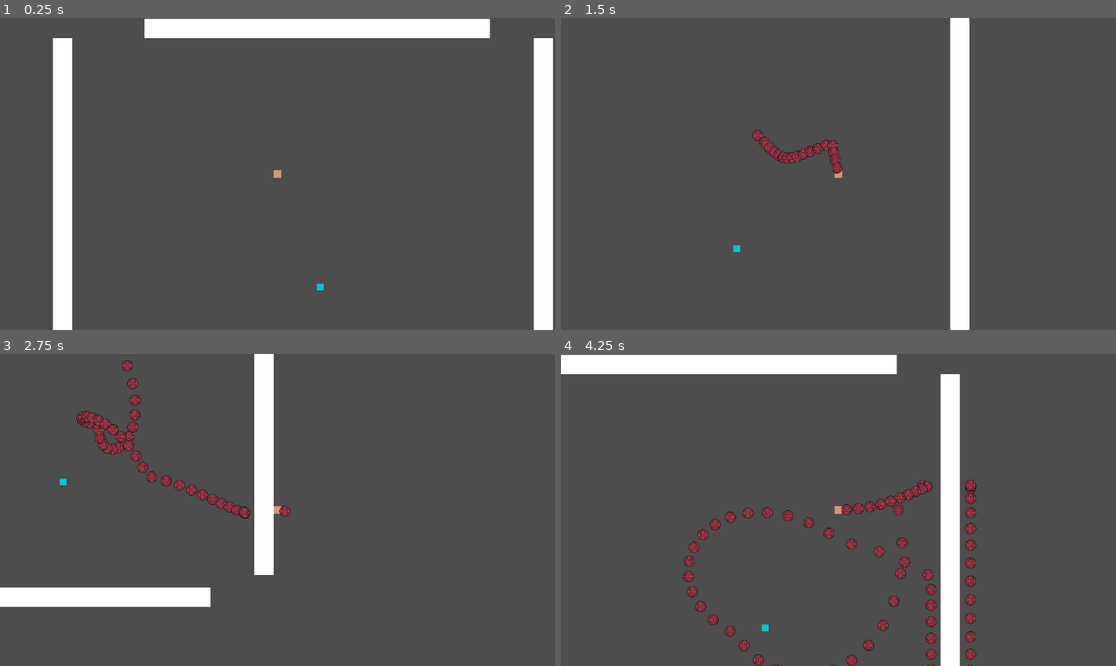
Above: before the commit, frames 1-4 (two rows, left to right).
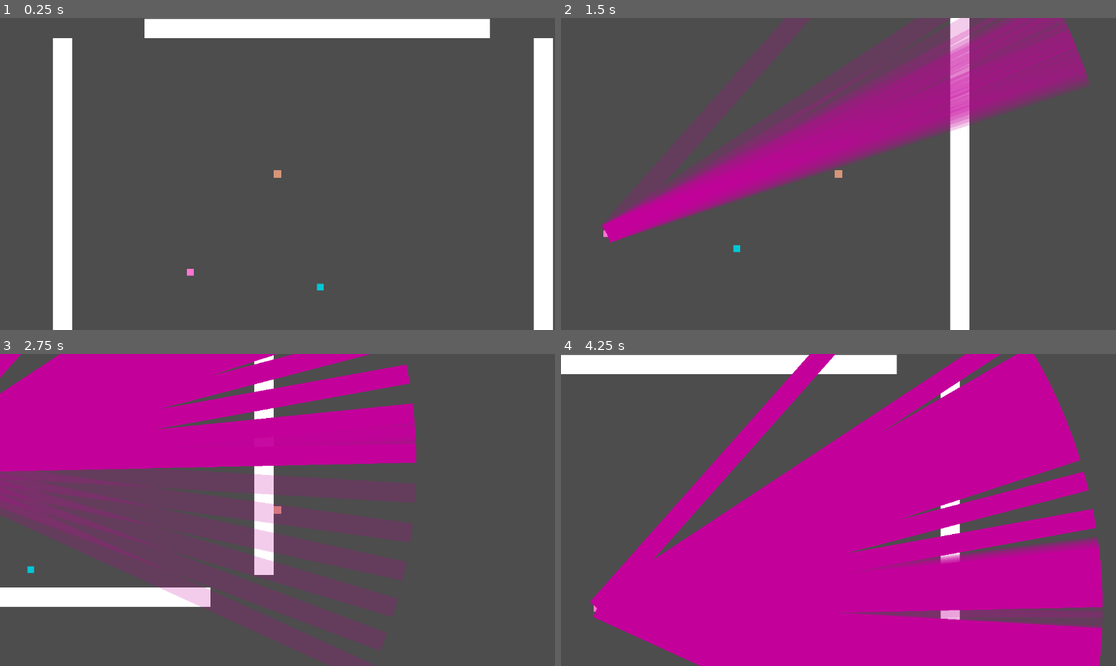
Above: after the commit, the same moments.

Repository: Simon014/PSLR2-Dungeon-Danmaku-Engine
Game: Godot game, scene res://RootScene.tscn
The game is run twice, just before and just after one commit, with the same random seed, the same clock (stepped at 60 frames per second) and the same inputs.
Inputs (mouse positions are in pixels of both pictures, inside the frame that each line leads up to):
- Up to frame 1 (0.25 s): no input
- Up to frame 2 (1.5 s): tap Enter at 0.5 s; move the mouse to (960, 158) at 0.52 s; hold D (right) 0.53-1.28 s; tap 1 (SPAttack1) at 0.6, 1.35 s; move the mouse to (727, 189) at 1.27 s; hold S (down) from 1.28 s (still down)
- Up to frame 3 (2.75 s): move the mouse to (333, 441) at 2.02 s; release S (down) at 2.03 s; hold D (right) from 2.03 s (still down); tap 1 (SPAttack1) at 2.1 s
- Up to frame 4 (4.25 s): move the mouse to (810, 572) at 2.77 s; release D (right) at 2.78 s; hold W (up) 2.78-3.53 s; tap 1 (SPAttack1) at 2.85, 3.6 s; move the mouse to (1005, 556) at 3.52 s; hold A (left) from 3.53 s (still down)

The runs differ from the first frame. In frame 1, less than 0.1% of the frame differs, in the area x 33-35%, y 80-83%; in frame 2, 18%; in frame 3, 28%; in frame 4, 61%, in the area x 5-98%, y 0-100%.
Error after the commit: Invalid assignment of property or key 'split' with value of type 'int' on a base object of type 'CharacterBody2D (bullet.gd)'. (res://Entities/player/PlayerCon…

Commit message:
Conversion from direct bullet instantiating to resources

Diff:
--- /dev/null
+++ b/pslr-2-dungeon-danmaku-engine/DDEcore/AttackResources/AttackPatterns/CSFullBase.gd
@@ -0,0 +1 @@
+extends Resource
--- /dev/null
+++ b/pslr-2-dungeon-danmaku-engine/DDEcore/AttackResources/Bullets/Bullet.gd
@@ -0,0 +1,27 @@
+extends Resource
+class_name Bullet #bullet super class. used for normal bullets. all other bullets inherits from this.
+@export_group("General Stats")
+@export var damage = 10.0
+@export var speed = 100.0
+@export var TTL = 5
+@export var friction = 0.0
+@export var acceleration = 0.0
+@export var friendly = false
+@export_group("visuals")
+@export_file_path(".png") var image: String
+@export var color = Color(1.0, 1.0, 1.0, 1.0)
+
+func Create(ExecutorObject: CharacterBody2D,direction: Vector2) -> CharacterBody2D:
+	var bullet = load("res://Entities/bullets/normal/Bullet.tscn").instantiate()
+	bullet.damage = damage
+	bullet.speed = speed
+	bullet.TTL = TTL
+	bullet.friction = friction
+	bullet.acceleration = acceleration
+	bullet.direction = direction
+	bullet.position = ExecutorObject.position
+	bullet.color = color
+	bullet.image = image
+	bullet.friendly = friendly
+	ExecutorObject.get_parent().add_child(bullet)
+	return bullet
--- /dev/null
+++ b/pslr-2-dungeon-danmaku-engine/DDEcore/AttackResources/Bullets/bomb.gd
@@ -0,0 +1,25 @@
+extends Bullet
+class_name bomb
+
+@export_group("bomb configurations")
+@export var explosionRadius = 30
+@export var explosionDamage = 0.5
+@export_file_path(".png") var explosionImage: String
+
+func Create(ExecutorObject: CharacterBody2D,direction: Vector2) -> CharacterBody2D:
+	var bullet = load("res://Entities/bullets/bomb/Bullet.tscn").instantiate()
+	bullet.damage = damage
+	bullet.speed = speed
+	bullet.TTL = TTL
+	bullet.friction = friction
+	bullet.acceleration = acceleration
+	bullet.direction = direction
+	bullet.position = ExecutorObject.position
+	bullet.color = color
+	bullet.image = image
+	bullet.explosionRadius = explosionRadius
+	bullet.explosionDamage = explosionDamage
+	bullet.explosionImage = explosionImage
+	bullet.friendly = friendly
+	ExecutorObject.get_parent().add_child(bullet)
+	return bullet
--- /dev/null
+++ b/pslr-2-dungeon-danmaku-engine/DDEcore/AttackResources/Bullets/effect.gd
@@ -0,0 +1,22 @@
+extends Bullet
+class_name effect
+
+@export_enum("poison","speed down","lower defence","lower attack") var appliedEffect: String
+@export var EffectRadius: int = 30
+@export var EffectDuration: int = 40
+
+func Create(ExecutorObject: CharacterBody2D,direction: Vector2) -> CharacterBody2D:
+	var bullet = load("res://Entities/bullets/effect/Bullet.tscn").instantiate()
+	bullet.TTL = TTL
+	bullet.friction = friction
+	bullet.acceleration = acceleration
+	bullet.direction = direction
+	bullet.position = ExecutorObject.position
+	bullet.color = color
+	bullet.image = image
+	bullet.effect = appliedEffect
+	bullet.effectDuration = EffectDuration
+	bullet.effectRadius = EffectRadius
+	bullet.friendly = friendly
+	ExecutorObject.get_parent().add_child(bullet)
+	return bullet
--- /dev/null
+++ b/pslr-2-dungeon-danmaku-engine/DDEcore/AttackResources/Bullets/homing.gd
@@ -0,0 +1,20 @@
+extends Bullet
+class_name homing
+@export_group("pathing")
+@export var pathstart: float = 5
+
+func Create(ExecutorObject: CharacterBody2D,direction: Vector2) -> CharacterBody2D:
+	var bullet = load("res://Entities/bullets/homing/Bullet.tscn").instantiate()
+	bullet.damage = damage
+	bullet.speed = speed
+	bullet.TTL = TTL
+	bullet.friction = friction
+	bullet.acceleration = acceleration
+	bullet.direction = direction
+	bullet.position = ExecutorObject.position
+	bullet.color = color
+	bullet.image = image
+	bullet.Pathstart = pathstart
+	bullet.friendly = friendly
+	ExecutorObject.get_parent().add_child(bullet)
+	return bullet
--- /dev/null
+++ b/pslr-2-dungeon-danmaku-engine/DDEcore/AttackResources/Bullets/lazer.gd
@@ -0,0 +1,18 @@
+extends Bullet
+class_name lazer
+
+@export var width = 30
+@export var warningTime: int
+
+func Create(ExecutorObject: CharacterBody2D,direction: Vector2) -> CharacterBody2D:
+	var bullet = load("res://Entities/bullets/lazer/lazer.tscn").instantiate()
+	bullet.damage = damage
+	bullet.width = width
+	bullet.TTL = TTL
+	bullet.color = color
+	bullet.warningtime = warningTime
+	bullet.direction = direction
+	bullet.position = ExecutorObject.position
+	bullet.friendly = friendly
+	ExecutorObject.get_parent().add_child(bullet)
+	return bullet
--- /dev/null
+++ b/pslr-2-dungeon-danmaku-engine/DDEcore/AttackResources/Bullets/split.gd
@@ -0,0 +1,22 @@
+extends Bullet
+class_name split
+@export_group("spliter configuration")
+@export var Amount = 4.0
+@export var splitBullet: Bullet
+
+func Create(ExecutorObject: CharacterBody2D,direction: Vector2) -> CharacterBody2D:
+	var bullet = load("res://Entities/bullets/split/Bullet.tscn").instantiate()
+	bullet.damage = damage
+	bullet.speed = speed
+	bullet.TTL = TTL
+	bullet.friction = friction
+	bullet.acceleration = acceleration
+	bullet.direction = direction
+	bullet.position = ExecutorObject.position
+	bullet.splitinto = splitBullet
+	bullet.spliting = Amount
+	bullet.friendly = friendly
+	bullet.color = color
+	bullet.image = image
+	ExecutorObject.get_parent().add_child(bullet)
+	return bullet
--- a/pslr-2-dungeon-danmaku-engine/DDEcore/core_attack_vars.gd
+++ /dev/null
@@ -1 +0,0 @@
-extends Node
--- a/pslr-2-dungeon-danmaku-engine/DDEcore/core_dungeon_engine.gd
+++ b/pslr-2-dungeon-danmaku-engine/DDEcore/core_dungeon_engine.gd
@@ -2,12 +2,12 @@
 
 class AttackHandler:
 	#this function graphs the full cartesian plane attack, in the domain [-bullet_number, bullet_number]. function can be scaled using multiplier.
-	func CSAttackFull(executorObject: CharacterBody2D, Position: Vector2, Bullet_Type, Bullet_number: int, Function: Callable, Multiplier: int, AimToPosition = null):
+	func CSAttackFull(executorObject: CharacterBody2D, Position: Vector2, Bullet_Type: Bullet, Bullet_number: int, Function: Callable, Multiplier: int, AimToPosition = null):
 		for i in range(-Bullet_number, Bullet_number):
 			if i == 0:
 				i += 1
 			var NewPosition = Vector2(Position.x - i*Multiplier,Position.y - Function.call(i)*Multiplier )
-			var NewBullet = Bullet_Type.duplicate()
+			var NewBullet = Bullet_Type.Create(executorObject,Vector2.DOWN)
 			NewBullet.position = NewPosition
 			if AimToPosition:
 				NewBullet.direction = NewBullet.position.direction_to(AimToPosition)
@@ -52,75 +52,3 @@
 		newbullet.position = Position
 		executorObject.get_parent().add_child(newbullet)
 		pass
-
-
-
-class Bullet:
-
-	var damage
-	var speed
-	var TTL
-	var friction
-	var acceleration
-	var color
-	var image
-
-	func _init(damage: int = 0, speed: int = 100, TTL: int = 5, friction: float = 0, acceleration: float = 0, color: Color = Color(1.0, 1.0, 1.0, 1.0), image = "DebugBullet.png") -> void:
-		self.damage = damage
-		self.speed = speed
-		self.TTL = TTL
-		self.friction = friction
-		self.acceleration = acceleration
-		self.color = color
-		self.image = image
-		pass
-
-class Split:
-	extends Bullet
-	var split
-	var splitinto
-	func _init(damage: int = 0, speed: int = 100, TTL: int = 5, friction: float = 0, acceleration: float = 0, color: Color = Color(1.0, 1.0, 1.0, 1.0), image = "DebugBullet.png", split: int = 4, splitinto: Bullet = Bullet.new()) -> void:
-		super(damage, speed, TTL, friction, acceleration, color, image)
-		self.split = split
-		self.splitinto = splitinto
-		pass
-
-class homing:
-	extends Bullet
-	var pathstart
-	func _init(damage: int = 0, speed: int = 100, TTL: int = 5, friction: float = 0, acceleration: float = 1, color: Color = Color(1.0, 1.0, 1.0, 1.0), image = "DebugBullet.png", pathstart: int = 5) -> void:
-		super(damage, speed, TTL, friction, acceleration, color, image)
-		self.pathstart = pathstart
-		pass
-
-class bomb:
-	extends Bullet
-	var explosionRadius
-	var ExplosionDamage
-	func _init(damage: int = 0, speed: int = 100, TTL: int = 5, friction: float = 0, acceleration: float = 0, color: Color = Color(1.0, 1.0, 1.0, 1.0), image = "DebugBullet.png", explosionRadius: int = 30, explosionDamage: float = 0.5) -> void:
-		self.explosionRadius = explosionRadius
-		self.ExplosionDamage = explosionDamage
-		pass
-
-class effect:
-	extends Bullet
-	var effect
-	var effectDuration
-	var effectRadius
-	func _init(damage: int = 0, speed: int = 100, TTL: int = 5, friction: float = 0, acceleration: float = 0, color: Color = Color(1.0, 1.0, 1.0, 1.0), image = "DebugBullet.png", effect: String = "poison", effectRadius: float = 30, effectDuration: int = 40) -> void:
-		self.effect = effect
-		self.effectDuration = effectDuration
-		self.effectRadius = effectRadius
-
-class lazer:
-	var damage
-	var TTL
-	var width
-	var warntime
-	var color
-	func _init(damage: int = 0, TTL: int = 5, width: float = 30, warntime: int = 1, color: Color = Color(1.0, 1.0, 1.0, 1.0)) -> void:
-		self.damage = damage
-		self.TTL = TTL
-		self.width = width
-		self.warntime = warntime
-		self.color = color
--- a/pslr-2-dungeon-danmaku-engine/DDEcore/core_global_const.gd
+++ b/pslr-2-dungeon-danmaku-engine/DDEcore/core_global_const.gd
@@ -4,7 +4,7 @@
 This script hold all global game constants. change these if you want to change constants.
 """
 
-var slowdownpower = 0.1
+var slowdownpower = 0.5
 var poisonpower = 10
 var lowdef = 0.5
 var lowatk = 0.5
--- a/pslr-2-dungeon-danmaku-engine/Entities/bullets/bomb/bullet.gd
+++ b/pslr-2-dungeon-danmaku-engine/Entities/bullets/bomb/bullet.gd
@@ -12,7 +12,7 @@
 #visual config
 @export var color = Color(0.709, 0.0, 0.574, 1.0)
 @export var image = "DebugBullet2.png"
-
+@export var explosionImage = ""
 #changed variables
 var scales
 @export var friendly = false
@@ -28,7 +28,8 @@
 	$explode.scale.x = scales/100
 	$explode.scale.y = scales/100
 	modulate = color
-	$Image.texture = load("res://Entities/bullets/Images/" + image)
+	$Image.texture = load(image)
+	$explode.texture = load(explosionImage)
 
 func _process(delta: float) -> void:
 	velocity -= velocity * friction * 0.01
--- a/pslr-2-dungeon-danmaku-engine/Entities/bullets/effect/bullet.gd
+++ b/pslr-2-dungeon-danmaku-engine/Entities/bullets/effect/bullet.gd
@@ -27,7 +27,7 @@
 	$Image.scale.x = scales/100
 	$Image.scale.y = scales/100
 	modulate = color
-	$Image.texture = load("res://Entities/bullets/Images/" + image)
+	$Image.texture = load(image)
 
 func _process(delta: float) -> void:
 	velocity += direction * acceleration
--- a/pslr-2-dungeon-danmaku-engine/Entities/bullets/homing/bullet.gd
+++ b/pslr-2-dungeon-danmaku-engine/Entities/bullets/homing/bullet.gd
@@ -23,7 +23,7 @@
 	$TTL.wait_time = TTL
 	$TTL.start()
 	modulate = color
-	$Image.texture = load("res://Entities/bullets/Images/" + image)
+	$Image.texture = load(image)
 
 
 func _process(delta: float) -> void:
--- a/pslr-2-dungeon-danmaku-engine/Entities/bullets/normal/Bullet.tscn
+++ b/pslr-2-dungeon-danmaku-engine/Entities/bullets/normal/Bullet.tscn
@@ -12,7 +12,6 @@
 script = ExtResource("1_xny30")
 
 [node name="Image" type="Sprite2D" parent="." unique_id=1973256255]
-modulate = Color(0.6734647, 0.4300065, 1, 1)
 position = Vector2(0.23, 0)
 scale = Vector2(0.087890625, 0.087890625)
 texture = ExtResource("1_yhxbw")
--- a/pslr-2-dungeon-danmaku-engine/Entities/bullets/normal/bullet.gd
+++ b/pslr-2-dungeon-danmaku-engine/Entities/bullets/normal/bullet.gd
@@ -18,7 +18,7 @@
 	$TTL.wait_time = TTL
 	$TTL.start()
 	modulate = color
-	$Image.texture = load("res://Entities/bullets/Images/" + image)
+	$Image.texture = load(image)
 
 func _process(delta: float) -> void:
 	velocity -= velocity * friction * 0.01
--- a/pslr-2-dungeon-danmaku-engine/Entities/bullets/split/bullet.gd
+++ b/pslr-2-dungeon-danmaku-engine/Entities/bullets/split/bullet.gd
@@ -8,8 +8,8 @@
 @export var acceleration = 0
 
 #special configurations for this bullet
-@export var split = 4
-@export var splitinto = null
+@export var spliting = 4
+@export var splitinto: Bullet
 
 @export var color = Color(0.709, 0.0, 0.574, 1.0)
 @export var image = "DebugBullet.png"
@@ -29,7 +29,7 @@
 	$TTL.wait_time = TTL
 	$TTL.start()
 	modulate = color
-	$Image.texture = load("res://Entities/bullets/Images/" + image)
+	$Image.texture = load(image)
 
 func _process(delta: float) -> void:
 	velocity -= velocity * friction * 0.01
@@ -38,26 +38,10 @@
 
 
 func _on_ttl_timeout() -> void:
-	var anglechange = 360 / split
+	var anglechange = 360 / spliting
 	var currentangle = 0
-	if (splitinto):
-		for i in range(split):
-			var splitter = splitinto.duplicate()
-			splitter.direction = Vector2.from_angle(deg_to_rad(currentangle))
-			splitter.position = position
-			splitter.friendly = friendly
-			get_parent().add_child(splitter)
-			currentangle += anglechange
-
-		queue_free()
-	else:
-		for i in range(split):
-			var bullet = load("res://Entities/bullets/normal/Bullet.tscn").instantiate()
-			bullet.direction = Vector2.from_angle(deg_to_rad(currentangle))
-			bullet.position = position
-			bullet.friendly = friendly
-			get_parent().add_child(bullet)
-			currentangle += anglechange
-		queue_free()
-		pass
+	for i in range(spliting):
+		splitinto.Create(self, Vector2.from_angle(deg_to_rad(currentangle)))
+		currentangle += anglechange
+	queue_free()
 	pass # Replace with function body.
--- a/pslr-2-dungeon-danmaku-engine/Entities/enemy/enemy.gd
+++ b/pslr-2-dungeon-danmaku-engine/Entities/enemy/enemy.gd
@@ -3,6 +3,8 @@
 var movementvector
 var frametime
 var isdead
+
+@export var bullet: Bullet = null
 
 #combat info
 var defence = 10
@@ -33,29 +35,7 @@
 	#this function will load current dungeon variables in RAM. for now it does nothing.
 
 func attack():
-	if AttackIterating != 0:
-		if AttackCounter == TotalBullets:
-			AttackIterating = 0
-			return
-	var bullet = load("res://Entities/bullets/split/Bullet.tscn").instantiate()
-	bullet.position = position
-	bullet.TTL = 5
-	bullet.speed = 0
-	bullet.acceleration = 0.1
-	bullet.split = 4
-	bullet.color = Color(1.0, 0.564, 0.312, 1.0)
-	bullet.image = "DebugBullet2.png"
-	bullet.friendly = false
-	var splitter = load("res://Entities/bullets/bomb/Bullet.tscn").instantiate()
-	splitter.friendly = false
-	splitter.TTL = 3
-
-	splitter.color = Color(1.0, 0.564, 0.312, 1.0)
-	splitter.direction = Vector2.DOWN
-	bullet.splitinto = splitter
-	bullet.direction = position.direction_to(get_global_mouse_position())
-	attackhandler.CSAttackIterate(self,position,bullet,AttackCounter - TotalBullets/2,func(x): return 1/pow(x,1/2) * 1/cos(2*x),10)
-	AttackCounter += 1
+	bullet.Create(self, position.direction_to(get_global_mouse_position()))
 	pass
 
 func _on_atkcd_timeout() -> void:
@@ -100,6 +80,7 @@
 		defence = defence
 
 	for i in $DetectionArea.get_overlapping_bodies():
+		movementvector = Vector2.ZERO
 		if (i.friendly == true):
 			if (i.name.contains("Bullet")):
 				if position.distance_to(i.position) < 10:
--- a/pslr-2-dungeon-danmaku-engine/Entities/partner/PartnerController.gd
+++ b/pslr-2-dungeon-danmaku-engine/Entities/partner/PartnerController.gd
@@ -7,15 +7,15 @@
 var atk = corePartnerVars.attack
 
 func attack(direction):
-	var bullet = load("res://Entities/bullets/normal/Bullet.tscn").instantiate()
-	bullet.speed = corePlayerVars.attackspeed
-	bullet.damage = 10 * atk
-	bullet.direction = direction
-	bullet.color = Color(1.0, 0.409, 0.926, 1.0)
-	bullet.position = position
-	bullet.TTL = 10
-	bullet.friendly = true
-	get_parent().add_child(bullet)
+	#var bullet = load("res://Entities/bullets/normal/Bullet.tscn").instantiate()
+	#bullet.speed = corePlayerVars.attackspeed
+	#bullet.damage = 10 * atk
+	#bullet.direction = direction
+	#bullet.color = Color(1.0, 0.409, 0.926, 1.0)
+	#bullet.position = position
+	#bullet.TTL = 10
+	#bullet.friendly = true
+	#get_parent().add_child(bullet)
 	pass
 
 func _process(delta: float) -> void:
--- a/pslr-2-dungeon-danmaku-engine/Entities/player/PlayerController.gd
+++ b/pslr-2-dungeon-danmaku-engine/Entities/player/PlayerController.gd
@@ -10,6 +10,7 @@
 var isdead = false
 var atk = corePlayerVars.attack
 var defence = corePlayerVars.defence
+var speed = corePlayerVars.speed
 
 func attackIterate():
 	AttackIterating = 1
@@ -44,7 +45,10 @@
 	pass
 
 func _input(event: InputEvent) -> void:
-	velocity = Input.get_vector("left", "right","up","down") * corePlayerVars.speed
+	if (corePlayerVars.SlowRemaining):
+		velocity = Input.get_vector("left", "right","up","down") * speed * coreGlobalConst.slowdownpower
+	else:
+		velocity = Input.get_vector("left", "right","up","down") * speed
 	if (Input.is_action_pressed("slowdown")):
 		velocity = velocity / 3
 
--- a/pslr-2-dungeon-danmaku-engine/RootScene.tscn
+++ b/pslr-2-dungeon-danmaku-engine/RootScene.tscn
@@ -3,9 +3,19 @@
 [ext_resource type="Script" uid="uid://qpp2q3t74mg3" path="res://debug.gd" id="1_03604"]
 [ext_resource type="PackedScene" uid="uid://cgtr8wu6fmp36" path="res://Entities/player/Player.tscn" id="1_vw6t8"]
 [ext_resource type="PackedScene" uid="uid://dmcsko740rpui" path="res://Entities/partner/Partner.tscn" id="3_y8vh0"]
+[ext_resource type="PackedScene" uid="uid://plarhlsmydmo" path="res://Entities/enemy/enemy.tscn" id="4_p6tge"]
+[ext_resource type="Script" uid="uid://2qhm7aos5e31" path="res://DDEcore/AttackResources/Bullets/lazer.gd" id="5_u0r43"]
 
 [sub_resource type="RectangleShape2D" id="RectangleShape2D_y8vh0"]
 size = Vector2(62, 756)
+
+[sub_resource type="Resource" id="Resource_my0u7"]
+script = ExtResource("5_u0r43")
+width = 1
+warningTime = 1
+damage = 100.0
+color = Color(0.7681307, 6.3725114e-05, 0.6080311, 1)
+metadata/_custom_type_script = "uid://2qhm7aos5e31"
 
 [node name="RootScene" type="Node2D" unique_id=534867270]
 script = ExtResource("1_03604")
@@ -69,3 +79,7 @@
 
 [node name="Partner" parent="." unique_id=617075088 instance=ExtResource("3_y8vh0")]
 position = Vector2(658, 489)
+
+[node name="Enemy" parent="." unique_id=76727699 instance=ExtResource("4_p6tge")]
+position = Vector2(388, 458)
+bullet = SubResource("Resource_my0u7")
--- a/pslr-2-dungeon-danmaku-engine/project.godot
+++ b/pslr-2-dungeon-danmaku-engine/project.godot
@@ -21,7 +21,6 @@
 corePartnerVars="*uid://dp50cooxrwpwk"
 coreGlobalConst="*uid://bdid8w2v6cxpw"
 coreDungeonEngine="*uid://bl2u32drdwx1y"
-coreAttackVars="*uid://dgfya0h7mi8n1"
 
 [input]
 
Not shown, added: pslr-2-dungeon-danmaku-engine/DDEcore/AttackResources/AttackPatterns/CSFullBase.gd.uid
Not shown, added: pslr-2-dungeon-danmaku-engine/DDEcore/AttackResources/Bullets/Bullet.gd.uid
Not shown, added: pslr-2-dungeon-danmaku-engine/DDEcore/AttackResources/Bullets/bomb.gd.uid
Not shown, added: pslr-2-dungeon-danmaku-engine/DDEcore/AttackResources/Bullets/effect.gd.uid
Not shown, added: pslr-2-dungeon-danmaku-engine/DDEcore/AttackResources/Bullets/homing.gd.uid
Not shown, added: pslr-2-dungeon-danmaku-engine/DDEcore/AttackResources/Bullets/lazer.gd.uid
Not shown, added: pslr-2-dungeon-danmaku-engine/DDEcore/AttackResources/Bullets/split.gd.uid
Not shown, removed: pslr-2-dungeon-danmaku-engine/DDEcore/core_attack_vars.gd.uid
